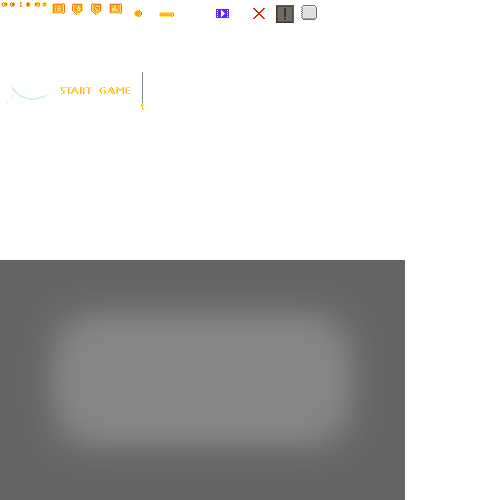
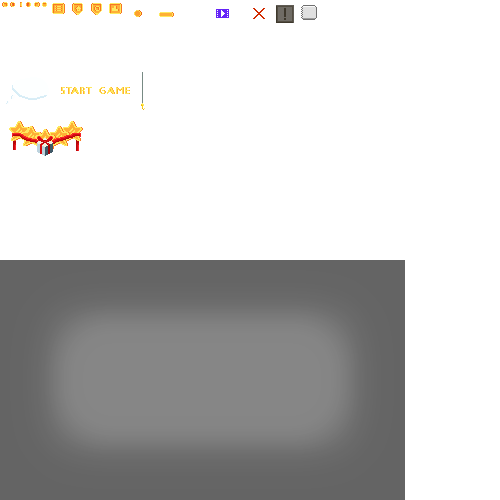
Layer changes from the first 500×500 image to the second:
added group "Оценка приложения" with 7 layers above "Игровое меню" over [9, 121, 83, 156]
added layer "Подарок" in group "Оценка приложения" over [37, 136, 53, 156]
added layer "Лента" in group "Оценка приложения" over [12, 133, 81, 151]
added layer "Звезда 5" in group "Оценка приложения" over [35, 129, 56, 149]
added layer "Звезда 4" in group "Оценка приложения" over [21, 126, 42, 146]
added layer "Звезда 3" in group "Оценка приложения" over [49, 126, 70, 146]
added layer "Звезда 2" in group "Оценка приложения" over [62, 121, 83, 141]
added layer "Звезда 1" in group "Оценка приложения" over [9, 121, 30, 141]
